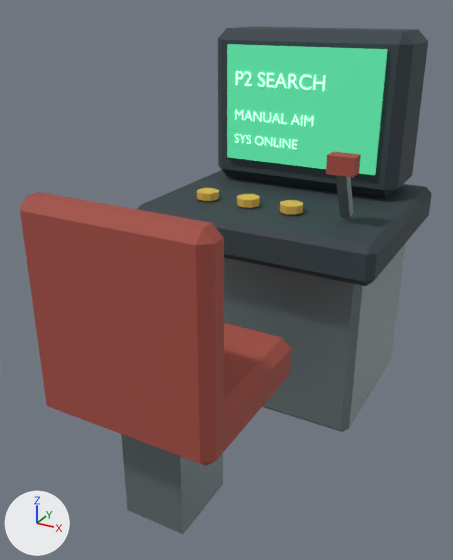
The FBX model DeadRailGame/Assets/_Dev_A/Models/Props/DeadRail_Search_Control.fbx, before and after one commit.
Rendered twice from a 50 mm camera at (0.917, -2.217, 1.484) aimed at (-0.047, -0.464, 0.608). The lights are fixed; the arrows at lower left show +X, +Y and +Z. The picture after the commit comes second. Where no turn or scale is listed for an object, it has been applied to the vertices.

In view in the first picture: 'CRT_Housing.008', 'CRT_Screen.008', 'Console_Base.008', 'Console_Desk.008', 'Lever.008', 'Lever_Grip.008', 'Operator_Seat.008', 'Seat_Back.008', 'Seat_Pedestal.008' and 6 more.
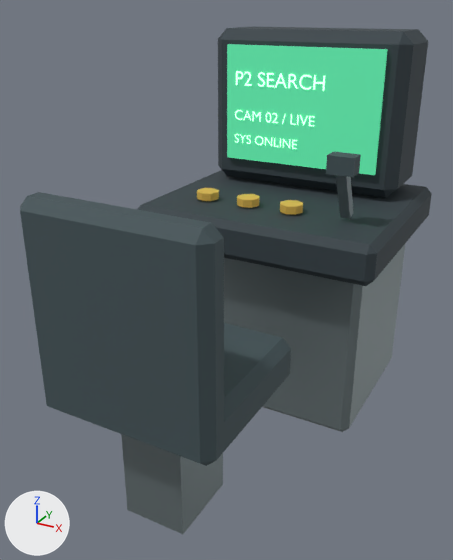
What the commit changed:
Material 'DeadRail_LowPoly_Paint_Faded_Red' (mat_deadrail_lowpoly_paint_faded_red) is new.
Its base color is (0.055, 0.085, 0.095) (greyish cyan #425257).
Its roughness is 0.78.
me_lever_grip_mesh_009 has 8 vertices, 12 faces and spans x -0.045..0.045, y -0.03..0.03, z -0.03..0.03.
me_lever_grip_mesh_009 no longer uses material mat_deadrail_lowpoly_002_paint_faded_red (red #a44d42).
me_lever_grip_mesh_009 gains material mat_deadrail_lowpoly_paint_faded_red (greyish cyan #425257).
me_seat_back_mesh_009 has 24 vertices, 44 faces and spans x -0.285..0.285, y -0.05..0.05, z -0.275..0.275.
me_seat_back_mesh_009 no longer uses material mat_deadrail_lowpoly_002_paint_faded_red (red #a44d42).
me_seat_back_mesh_009 gains material mat_deadrail_lowpoly_paint_faded_red (greyish cyan #425257).
me_operator_seat_mesh_009 has 24 vertices, 44 faces and spans x -0.285..0.285, y -0.26..0.26, z -0.075..0.075.
me_operator_seat_mesh_009 no longer uses material mat_deadrail_lowpoly_002_paint_faded_red (red #a44d42).
me_operator_seat_mesh_009 gains material mat_deadrail_lowpoly_paint_faded_red (greyish cyan #425257).

Changed parts and their boxes (x1, y1, x2, y2) in the pictures (453 x 560 px):
'Seat_Back.008', recoloured (red to greyish cyan): (20, 192, 224, 434) in both
'Operator_Seat.008', recoloured (red to greyish cyan): (43, 323, 291, 466) in both
'Lever_Grip.008', recoloured (red to greyish cyan): (326, 152, 361, 177) in both
